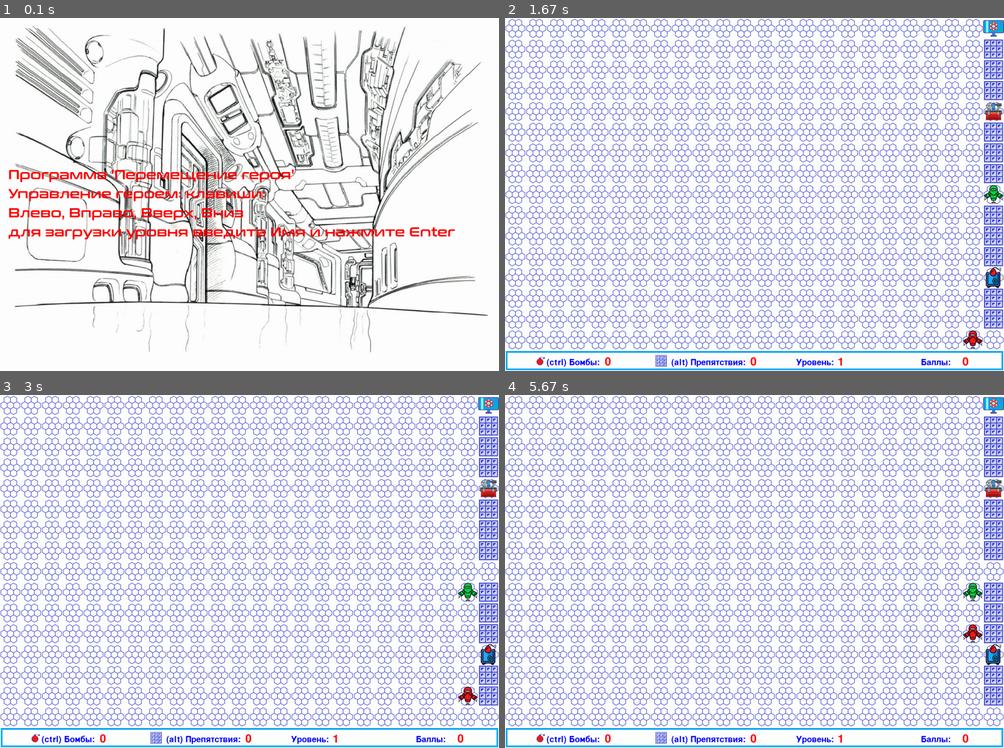
Above: before the commit, frames 1-4 (two rows, left to right).
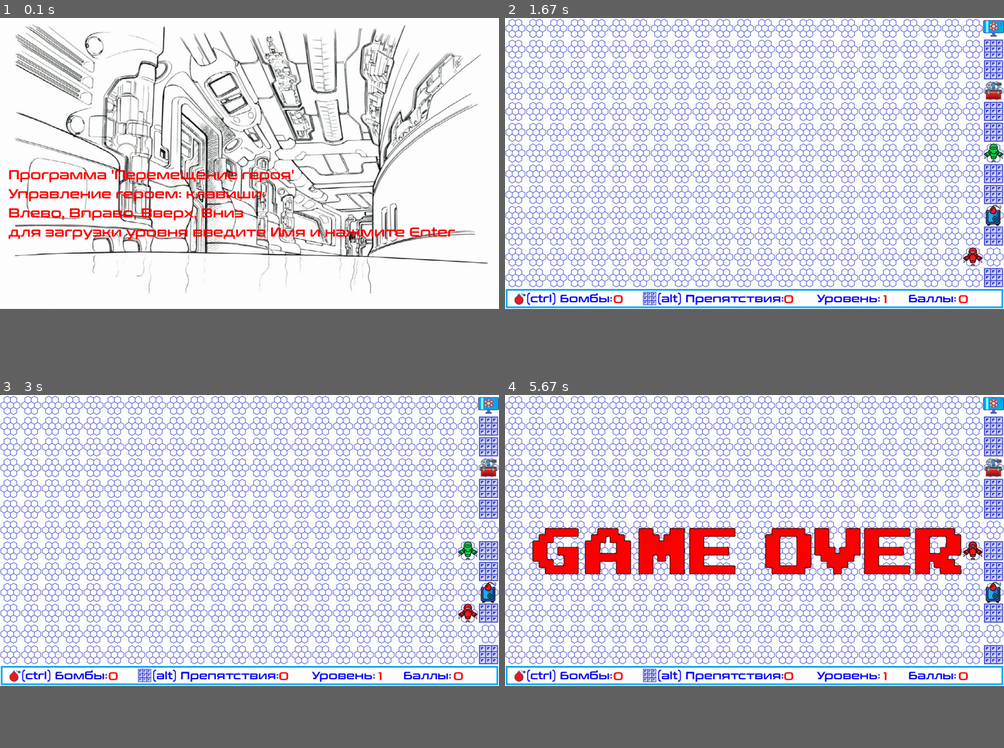
Above: after the commit, the same moments.

Repository: AVRasyuk/PyGameProject
Game: pygame game, started from main.py
Same seed, same stepped clock (60 frames per second), same inputs: the game is played once before the commit and once after it.
Inputs:
- Up to frame 1 (0.1 s): no input
- Up to frame 2 (1.67 s): tap Enter at 0.33 s; hold Right 0.67-1.13 s; hold Up 1.33-1.63 s
- Up to frame 3 (3 s): hold Left 2.17-2.7 s; hold Down from 2.73 s (still down)
- Up to frame 4 (5.67 s): release Down at 3.03 s; hold Left 3.07-3.47 s; hold Up 3.5-3.87 s; hold Right 3.9-4.53 s; hold Down 4.57-4.93 s; hold Right from 5.47 s (still down)
In our replay, the window is 900x637 before the commit and 900x525 after it. These sizes can differ from the game's own. Grey fills any space a smaller window leaves; there, only what the larger window draws over its background counts as a difference.

The runs differ from the first frame. In frame 1, 26% of the frame differs, in the area x 1-98%, y 1-95%; in frame 2, 15%; in frame 3, 15%; in frame 4, 22%.

Commit message:
изменение размеров окна 1200x700

Diff:
--- a/data/map1.txt
+++ b/data/map1.txt
@@ -1,16 +1,13 @@
 .......................C
-.......................#
 .......................#
 .......................#
 .......................T
 .......................#
 .......................#
-.......................#
 .......................@
-.......................#
 .......................#
 .......................#
 .......................B
 .......................#
+.......................R
 .......................#
-.......................R
--- a/data/map2.txt
+++ b/data/map2.txt
@@ -11,6 +11,3 @@
 .####.......
 ..##.#.####..........
 .##..#B#..#.##....
-##........#
-..##.#.####..........
-.##..###..#.##....
--- a/data/map3.txt
+++ b/data/map3.txt
@@ -10,5 +10,4 @@
 .#.#...##
 .###....###
 ...@.
-....
-...##..
+...#
--- a/data/score.txt
+++ b/data/score.txt
@@ -1,5 +1,3 @@
 Name,Score
-sasa,322
+,145
 Alexander,100
-sas,0
-sa,0
--- a/main.py
+++ b/main.py
@@ -35,8 +35,6 @@
     pygame.mixer.music.load(sound_intro)
     pygame.mixer.music.play()
     need_input = True
-
-    font_file_name = 'data\conthrax-sb.ttf'
     while True:
         pygame.display.set_caption('Космическая база.')
         intro_text = ["Программа 'Перемещение героя'",
@@ -98,14 +96,12 @@
 
 
 def end_screen():
-    print('input_name_player', input_name_player)
     sound_intro = 'data\end_sound.mp3'
     pygame.init()
     pygame.mixer.init()
     pygame.mixer.music.load(sound_intro)
     pygame.mixer.music.play()
     need_input = True
-    font_file_name = 'data\conthrax-sb.ttf'
     score_file_name = 'data\score.txt'
 
     with open(score_file_name, encoding='utf-8') as r_file:
@@ -245,64 +241,64 @@
 
 def info_line():
     fon = pygame.transform.scale(load_image('info_line_fon.png'), (1200, 50))
-    screen.blit(fon, (0, 800))
-    font = pygame.font.Font(None, 30)
-    bomb = pygame.transform.scale(load_image('bomb.png'), (30, 30))
-    screen.blit(bomb, (70, 810))
-    text_coord = 810
+    screen.blit(fon, (0, 650))
+    font = pygame.font.Font(font_file_name, 25)
+    bomb = pygame.transform.scale(load_image('bomb.png'), (40, 40))
+    screen.blit(bomb, (15, 655))
+    text_coord = 650
     string_rendered = font.render('(ctrl) Бомбы:', 1, pygame.Color('blue'))
     intro_rect = string_rendered.get_rect()
-    intro_rect.x = 100
+    intro_rect.x = 50
     intro_rect.top = text_coord + 10
     screen.blit(string_rendered, intro_rect)
 
-    barrier = pygame.transform.scale(load_image('wall.png'), (30, 30))
-    screen.blit(barrier, (360, 810))
+    barrier = pygame.transform.scale(load_image('wall.png'), (35, 35))
+    screen.blit(barrier, (330, 657))
     string_rendered = font.render('(alt) Препятствия:', 1, pygame.Color('blue'))
     intro_rect = string_rendered.get_rect()
-    intro_rect.x = 400
+    intro_rect.x = 365
     intro_rect.top = text_coord + 10
     screen.blit(string_rendered, intro_rect)
 
     string_rendered = font.render('Уровень:', 1, pygame.Color('blue'))
     intro_rect = string_rendered.get_rect()
-    intro_rect.x = 700
+    intro_rect.x = 750
     intro_rect.top = text_coord + 10
     screen.blit(string_rendered, intro_rect)
 
     string_rendered = font.render('Баллы:', 1, pygame.Color('blue'))
     intro_rect = string_rendered.get_rect()
-    intro_rect.x = 1000
+    intro_rect.x = 970
     intro_rect.top = text_coord + 10
     screen.blit(string_rendered, intro_rect)
 
 
 def info_line_update(wall_count, bomb_count, number_level):
-    text_coord = 805
-    font = pygame.font.Font(None, 40)
+    text_coord = 650
+    font = pygame.font.Font(font_file_name, 27)
 
     text_bomb_count = str(bomb_count)
     string_rendered = font.render(text_bomb_count, 1, pygame.Color('red'))
     intro_rect = string_rendered.get_rect()
-    intro_rect.x = 240
+    intro_rect.x = 260
     intro_rect.top = text_coord + 10
     screen.blit(string_rendered, intro_rect)
     text_wall_count = str(wall_count)
     string_rendered = font.render(text_wall_count, 1, pygame.Color('red'))
     intro_rect = string_rendered.get_rect()
-    intro_rect.x = 590
+    intro_rect.x = 670
     intro_rect.top = text_coord + 10
     screen.blit(string_rendered, intro_rect)
     text_number_level = str(number_level)
     string_rendered = font.render(text_number_level, 1, pygame.Color('red'))
     intro_rect = string_rendered.get_rect()
-    intro_rect.x = 800
+    intro_rect.x = 910
     intro_rect.top = text_coord + 10
     screen.blit(string_rendered, intro_rect)
     text_score = str(score)
     string_rendered = font.render(text_score, 1, pygame.Color('red'))
     intro_rect = string_rendered.get_rect()
-    intro_rect.x = 1100
+    intro_rect.x = 1090
     intro_rect.top = text_coord + 10
     screen.blit(string_rendered, intro_rect)
 
@@ -372,7 +368,7 @@
     # дополняем каждую строку пустыми клетками ('.')
     return list(map(lambda x: x.ljust(max_width, '.'), level_map))
 
-
+font_file_name = 'data\conthrax-sb.ttf'
 tile_images = {
     'wall': load_image('wall.png'),
     'empty': load_image('hex.png'),
@@ -726,7 +722,7 @@
     #     print('Неправильное имя файла, завершаем игру...')
     #     terminate()
     pygame.init()
-    size = width, height = 1200, 850
+    size = width, height = 1200, 700
     screen_rect = (0, 0, width, height)
     screen = pygame.display.set_mode(size)
     v = 50
@@ -757,7 +753,7 @@
 
     clock = pygame.time.Clock()
     pygame.display.set_caption('Перемещение героя. Дополнительные уровни')
-    size = width, height = 1200, 850
+    size = width, height = 1200, 700
     screen = pygame.display.set_mode(size)
     player, bad_robot, level_x, level_y = generate_level(load_level(start_new_level(number_level)))
     takt = 1
@@ -944,7 +940,7 @@
 
         if takt - takt_end_level > 70 and falg_end_level:
             pygame.init()
-            size = width, height = 1200, 850
+            size = width, height = 1200, 700
             screen_rect = (0, 0, width, height)
             screen = pygame.display.set_mode(size)
             v = 50
